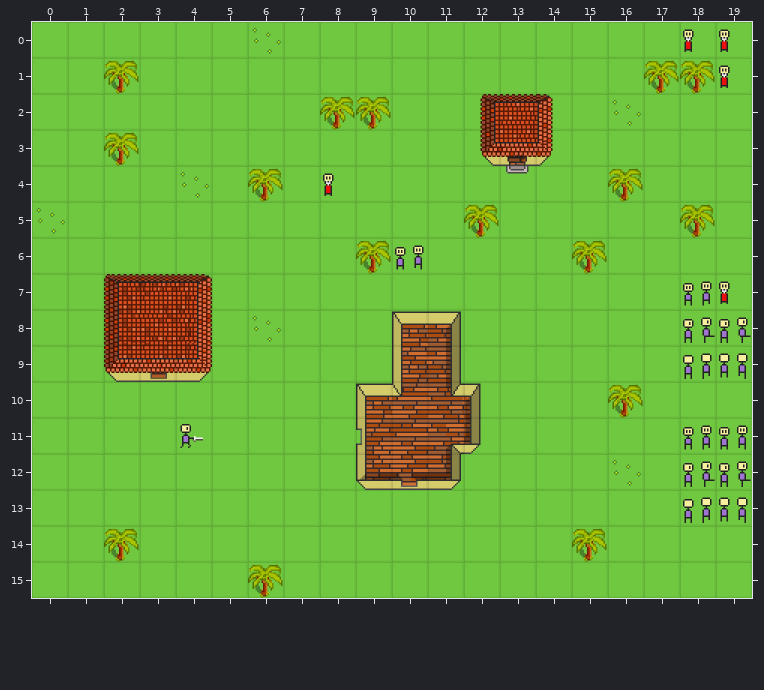
Two states of a Tiled map, tests/mapeditor/map.tmx. The picture above was drawn from the file before the commit.
Cells are 48x48 px. Shown: x 0..19, y 0..15.
The result:
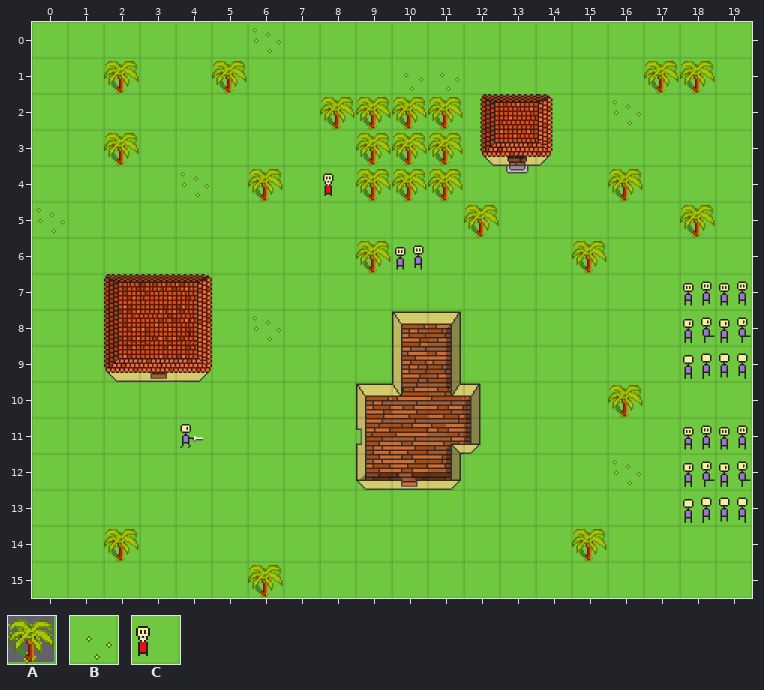
Key: from "Ground": A 0, B 1; from "tiles": C 16.
_ is an empty cell.
Commit: The map reader now works with multiple tilesets.
Edits made:
Layer "front":
y 1: x 5 _ -> A; x 10..11 __ -> BB
y 2..4: x 9..11 ___ -> AAA
Layer "Tile Layer 3" (now hidden):
y 0: x 18..19 CC -> __
y 1: x 19 C -> _
y 7: x 19 C -> _
Boxes around the changes in both pictures, in picture pixels (x1, y1, x2, y2):
removed: (683, 29, 730, 88)
added: (212, 61, 247, 94)
added: (356, 73, 463, 202)
removed: (719, 281, 748, 306)
